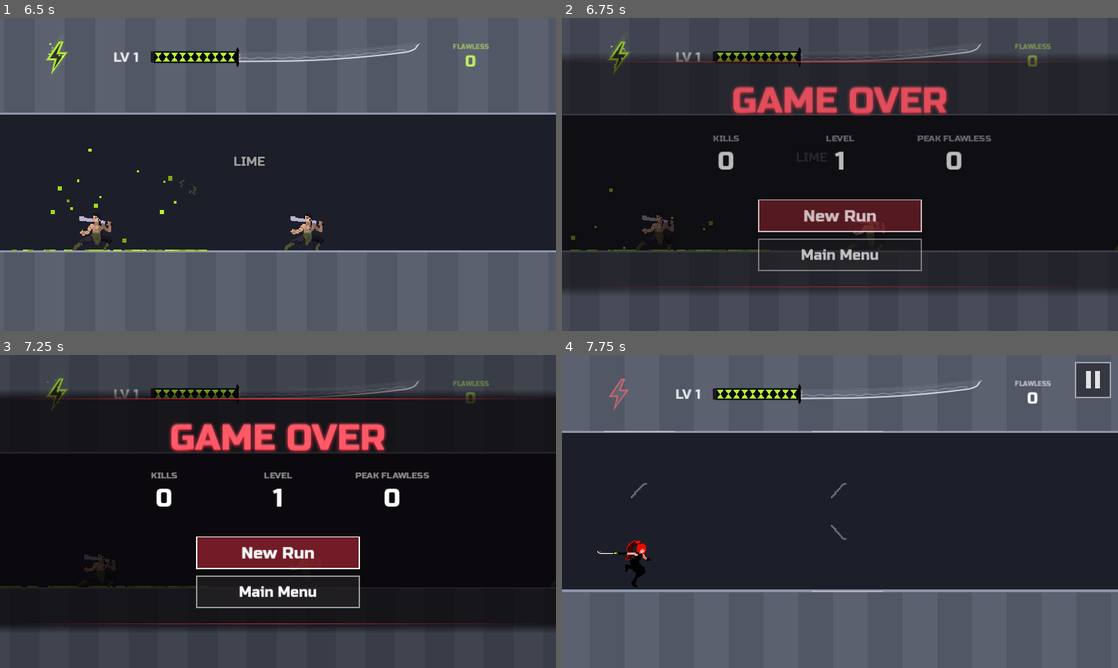
Above: before the commit, frames 1-4 (two rows, left to right).
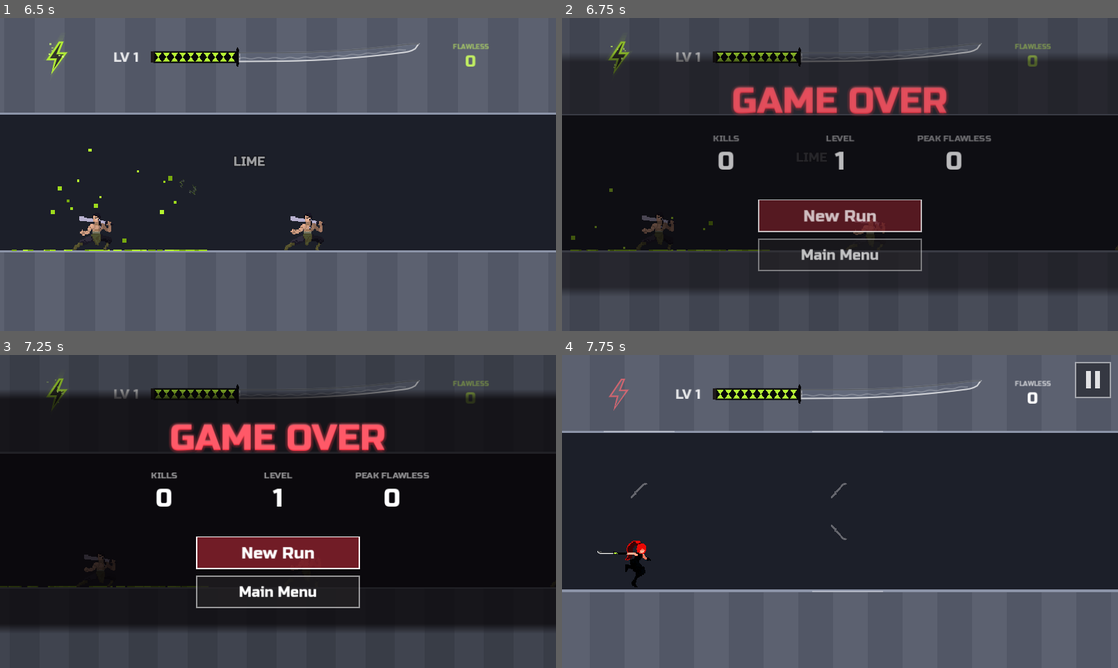
Above: after the commit, the same moments.

Repository: fredsbreads/game-off
Game: Godot game, scene res://scenes/main.tscn
Same seed, same stepped clock (60 frames per second), same inputs: the game is played once before the commit and once after it. Sound files missing from this copy of the repository are replaced by a short silence.
Inputs (mouse positions are in pixels of both pictures, inside the frame that each line leads up to):
- Up to frame 1 (6.5 s): tap Enter at 0.5, 2.1 s; move the mouse to (250, 237) at 0.52 s; hold J (tp_vertical) 0.53-1.28 s; hold K (tp_forward) 0.53-2.03 s; click (250, 237) at 0.67 s; tap Space at 0.77, 1.52, 3.02, 3.77, 4.52, 6.02 s; move the mouse to (444, 221) at 1.27 s; tap Shift at 1.35 s; move the mouse to (111, 127) at 2.02 s; hold Left 2.03-3.53 s; move the mouse to (305, 174) at 2.77 s; tap Keypad Enter at 2.85 s; click (305, 174) at 2.92 s; move the mouse to (194, 96) at 3.52 s; hold Down 3.53-4.28 s; tap C at 3.6 s; move the mouse to (400, 158) at 4.27 s; hold Right 4.28-5.03 s; tap M at 4.35 s; move the mouse to (166, 190) at 5.02 s; hold K (tp_forward) 5.03-5.78 s; tap O at 5.1 s; click (166, 190) at 5.17 s; move the mouse to (333, 105) at 5.77 s; hold Right from 5.78 s (still down); tap L at 5.85 s
- Up to frame 2 (6.75 s): keep holding Right; move the mouse to (812, 237) at 6.52 s; tap 1 at 6.6 s
- Up to frame 3 (7.25 s): keep holding Right; tap Space at 6.77 s
- Up to frame 4 (7.75 s): keep holding Right; move the mouse to (1006, 558) at 7.27 s; tap 5 at 7.35 s; click (1006, 558) at 7.42 s; tap Space at 7.52 s

Frame 1 is identical in both runs. In frame 2, 0.5% of the frame differs, in the area x 10-90%, y 13-86%; in frame 3, 0.6%, in the area x 6-93%, y 13-86%; in frame 4, nothing differs.

Commit message:
Pause and game over: no red lines on the band; the 'play in portrait' screen in the title screen's look
Phones held sideways: the title screen's dark background, 'PLAY IN
PORTRAIT' in her red with a glow, her falling with a soft red glow behind
her, and the instructions under it.

Diff:
--- a/scripts/hud.gd
+++ b/scripts/hud.gd
@@ -27,12 +27,14 @@
 var _chain_bar: ColorRect
 var _message: Label
 var _rotate: ColorRect
-var _rotate_label: Label
+var _rotate_font: FontVariation
 var _rotate_sprite: AnimatedSprite2D
 
 # Phones held sideways get this message instead of the game (in the
 # browser, upright play is the intended way; see export_presets.cfg).
-const PORTRAIT_MESSAGE := "Play in Portrait Mode.\nLock your Rotation.\n(Mobile browsers are weird ¯\\_(ツ)_/¯)"
+const PORTRAIT_TITLE := "PLAY IN PORTRAIT"
+const PORTRAIT_LINE := "Turn your phone upright and lock your rotation."
+const PORTRAIT_NOTE := "(Mobile browsers are weird ¯\\_(ツ)_/¯)"
 var _flash: ColorRect
 # The level-10 colour change: a glowing band sweeping across the screen.
 var _sweep: Control
@@ -193,18 +195,16 @@
 	add_child(options)
 	options.closed.connect(_on_options_closed)   # over everything but the "turn your phone" screen
 
-	_rotate = _rect(Color(0.05, 0.05, 0.07, 1))
+	# The "turn your phone" screen, in the title screen's look: its dark
+	# background, the heading in her red with a glow, her falling (with a red
+	# glow behind her) beside it. Drawn in _draw_rotate.
+	_rotate = _rect(Color(0, 0, 0, 0))
 	_rotate.set_anchors_and_offsets_preset(Control.PRESET_FULL_RECT)
-	_rotate_label = _label(34, Vector2.ZERO)
-	_rotate_label.reparent(_rotate)
-	_rotate_label.horizontal_alignment = HORIZONTAL_ALIGNMENT_CENTER
-	_rotate_label.vertical_alignment = VERTICAL_ALIGNMENT_CENTER
-	_rotate_label.text = PORTRAIT_MESSAGE
-	# The game's font has no ツ: this label's falls back to a tiny one that does.
-	var font := FontVariation.new()
-	font.base_font = preload("res://assets/fonts/RussoOne-Regular.ttf")
-	font.fallbacks = [preload("res://assets/fonts/NotoSansJP-shrug.ttf")]
-	_rotate_label.add_theme_font_override("font", font)
+	_rotate.draw.connect(_draw_rotate)
+	# The game's font has no ツ: it falls back to a tiny one that does.
+	_rotate_font = FontVariation.new()
+	_rotate_font.base_font = preload("res://assets/fonts/RussoOne-Regular.ttf")
+	_rotate_font.fallbacks = [preload("res://assets/fonts/NotoSansJP-shrug.ttf")]
 	# Her falling animation beside the message.
 	_rotate_sprite = AnimatedSprite2D.new()
 	var frames := SpriteFrames.new()
@@ -227,8 +227,7 @@
 	var view := get_viewport().get_visible_rect().size
 	if _rotate.visible:
 		_rotate_sprite.position = Vector2(view.x * 0.2, view.y * 0.5)
-		_rotate_label.position = Vector2(view.x * 0.36, 0)
-		_rotate_label.size = Vector2(view.x * 0.6, view.y)
+		_rotate.queue_redraw()
 	var right := view.x
 	_chain.position = Vector2(right - 220, 6)
 	_chain_bar_bg.position = Vector2(right - 200, 54)
@@ -482,12 +481,6 @@
 	var bt := _band.end.y
 	c.draw_polygon(PackedVector2Array([Vector2(0, t - soft), Vector2(view.x, t - soft), Vector2(view.x, t), Vector2(0, t)]), PackedColorArray([clear, clear, dark, dark]))
 	c.draw_polygon(PackedVector2Array([Vector2(0, bt), Vector2(view.x, bt), Vector2(view.x, bt + soft), Vector2(0, bt + soft)]), PackedColorArray([dark, dark, clear, clear]))
-	# Red hairlines, brightest in the middle.
-	for y in [t, bt]:
-		var mid := Color(MainMenu.TITLE_RED, 0.75 * a)
-		var edge := Color(MainMenu.TITLE_RED, 0.0)
-		c.draw_polygon(PackedVector2Array([Vector2(0, y - 1), Vector2(view.x / 2.0, y - 1), Vector2(view.x / 2.0, y + 1), Vector2(0, y + 1)]), PackedColorArray([edge, mid, mid, edge]))
-		c.draw_polygon(PackedVector2Array([Vector2(view.x / 2.0, y - 1), Vector2(view.x, y - 1), Vector2(view.x, y + 1), Vector2(view.x / 2.0, y + 1)]), PackedColorArray([mid, edge, edge, mid]))
 	var top := t + BAND_PAD
 	if _backdrop_mode == "pause":
 		_draw_glow_title(c, "PAUSED", 60, top + 62.0, view.x, a)
@@ -702,3 +695,38 @@
 	r.mouse_filter = Control.MOUSE_FILTER_IGNORE
 	add_child(r)
 	return r
+
+
+## The "turn your phone" screen (phones held sideways).
+func _draw_rotate() -> void:
+	var c := _rotate
+	var v := c.size
+	c.draw_polygon(PackedVector2Array([Vector2.ZERO, Vector2(v.x, 0), v, Vector2(0, v.y)]),
+			PackedColorArray([MainMenu.BG_TOP, MainMenu.BG_TOP, MainMenu.BG_BOTTOM, MainMenu.BG_BOTTOM]))
+	# A soft red glow behind her, breathing.
+	var t := Time.get_ticks_msec() / 1000.0
+	var centre := Vector2(v.x * 0.2, v.y * 0.5)
+	for i in 10:
+		var k := 1.0 - i / 10.0
+		c.draw_circle(centre, 40.0 + 150.0 * k, Color(MainMenu.TITLE_RED, (0.035 + 0.01 * sin(t * 2.6)) * (1.0 - k * 0.5)))
+	# The words, centred in the space right of her.
+	var left := v.x * 0.38
+	var w := v.x * 0.58
+	var font: Font = menu.title_font
+	var hs := 56
+	while hs > 24 and font.get_string_size(PORTRAIT_TITLE, HORIZONTAL_ALIGNMENT_LEFT, -1, hs).x > w:
+		hs -= 2
+	var y := v.y * 0.5 - 30.0
+	var hw := font.get_string_size(PORTRAIT_TITLE, HORIZONTAL_ALIGNMENT_LEFT, -1, hs).x
+	var base := Vector2(left + (w - hw) / 2.0, y)
+	for i in 12:
+		c.draw_string(font, base + Vector2.RIGHT.rotated(i * TAU / 12.0) * 5.0, PORTRAIT_TITLE, HORIZONTAL_ALIGNMENT_LEFT, -1, hs, Color(MainMenu.TITLE_TEXT_RED, 0.07))
+	c.draw_string(font, base, PORTRAIT_TITLE, HORIZONTAL_ALIGNMENT_LEFT, -1, hs, MainMenu.TITLE_TEXT_RED)
+	var bs := 24
+	while bs > 14 and _rotate_font.get_string_size(PORTRAIT_LINE, HORIZONTAL_ALIGNMENT_LEFT, -1, bs).x > w:
+		bs -= 1
+	var lw := _rotate_font.get_string_size(PORTRAIT_LINE, HORIZONTAL_ALIGNMENT_LEFT, -1, bs).x
+	c.draw_string(_rotate_font, Vector2(left + (w - lw) / 2.0, y + 50.0), PORTRAIT_LINE, HORIZONTAL_ALIGNMENT_LEFT, -1, bs, Color.WHITE)
+	var ns := maxi(bs - 4, 12)
+	var nw := _rotate_font.get_string_size(PORTRAIT_NOTE, HORIZONTAL_ALIGNMENT_LEFT, -1, ns).x
+	c.draw_string(_rotate_font, Vector2(left + (w - nw) / 2.0, y + 88.0), PORTRAIT_NOTE, HORIZONTAL_ALIGNMENT_LEFT, -1, ns, Color(1, 1, 1, 0.5))
